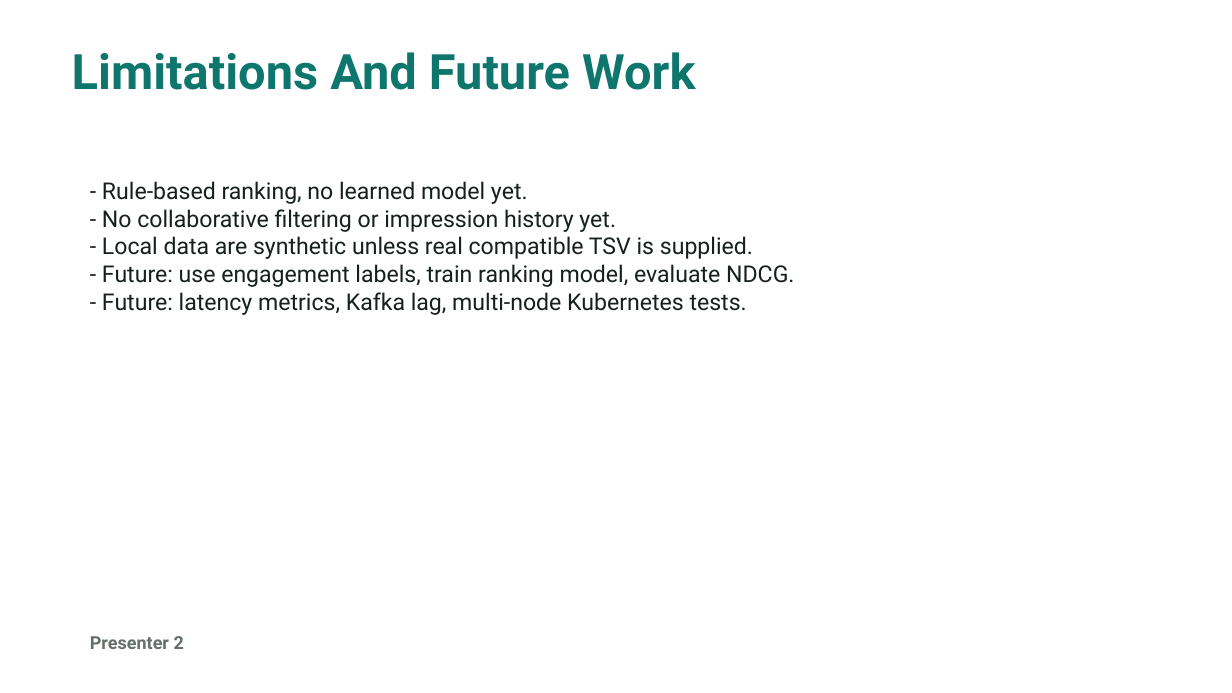
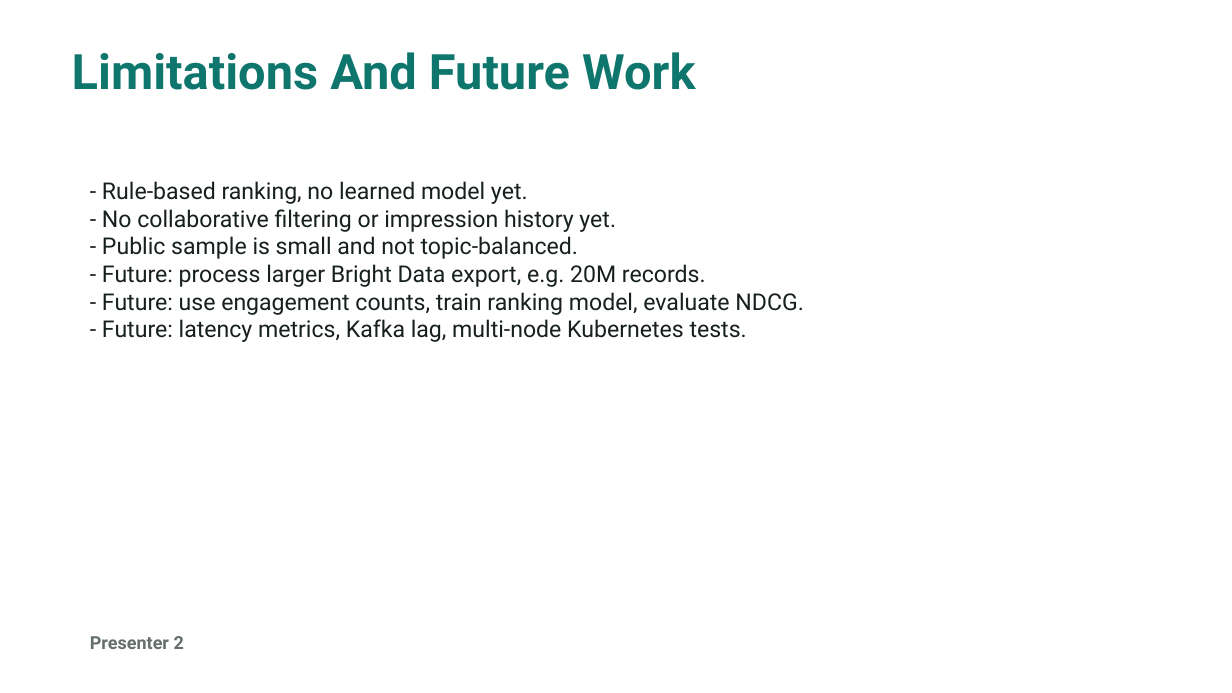
Before and after one commit to mrnhtyzgld/DsitribuTweet, a slide deck: slide 16 of docs/distributweet_final_presentation.pptx. Drawn at 1232x693 pixels with LibreOffice and Linux fonts; fonts in the diff are those of the drawing. Boxes give left, top, right and bottom in pixels: in the first picture for what was removed or moved away, otherwise in the second. Text is boxed around its words. In the diff, an @@ line names an element or a change of style, - is before the commit and + after.

Commit message:
Switch demo dataset to Bright Data Twitter X sample

```diff
--- a/docs/distributweet_final_presentation.pptx
+++ b/docs/distributweet_final_presentation.pptx
@@ text at (102, 236, 803, 315): text changed @@
-- Local data are synthetic unless real compatible TSV is supplied.
-- Future: use engagement labels, train ranking model, evaluate NDCG.
+- Public sample is small and not topic-balanced.
+- Future: process larger Bright Data export, e.g. 20M records.
+- Future: use engagement counts, train ranking model, evaluate NDCG.
```
Also in this commit, not shown: 6 other slides changed, 1 slide added, 1 slide removed, 23 other files.
